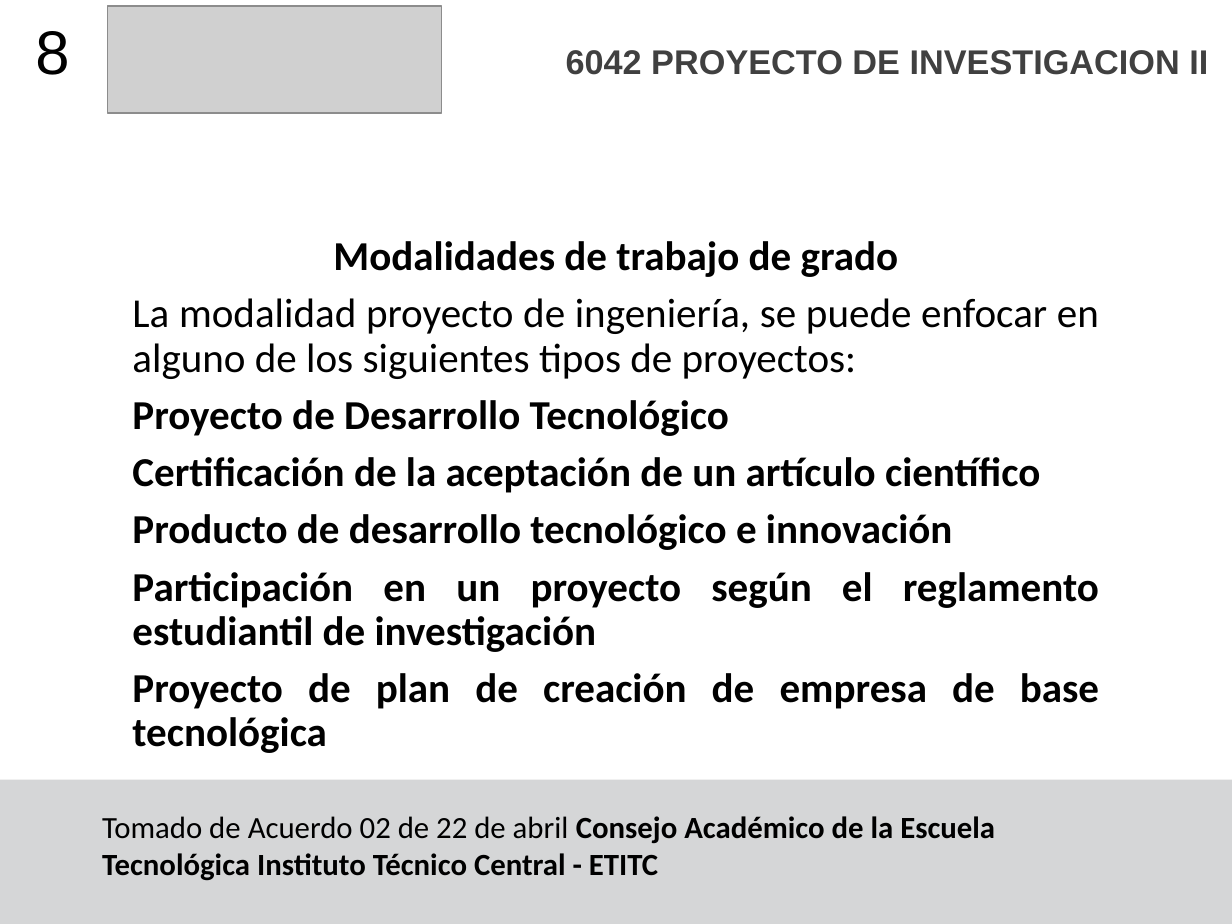
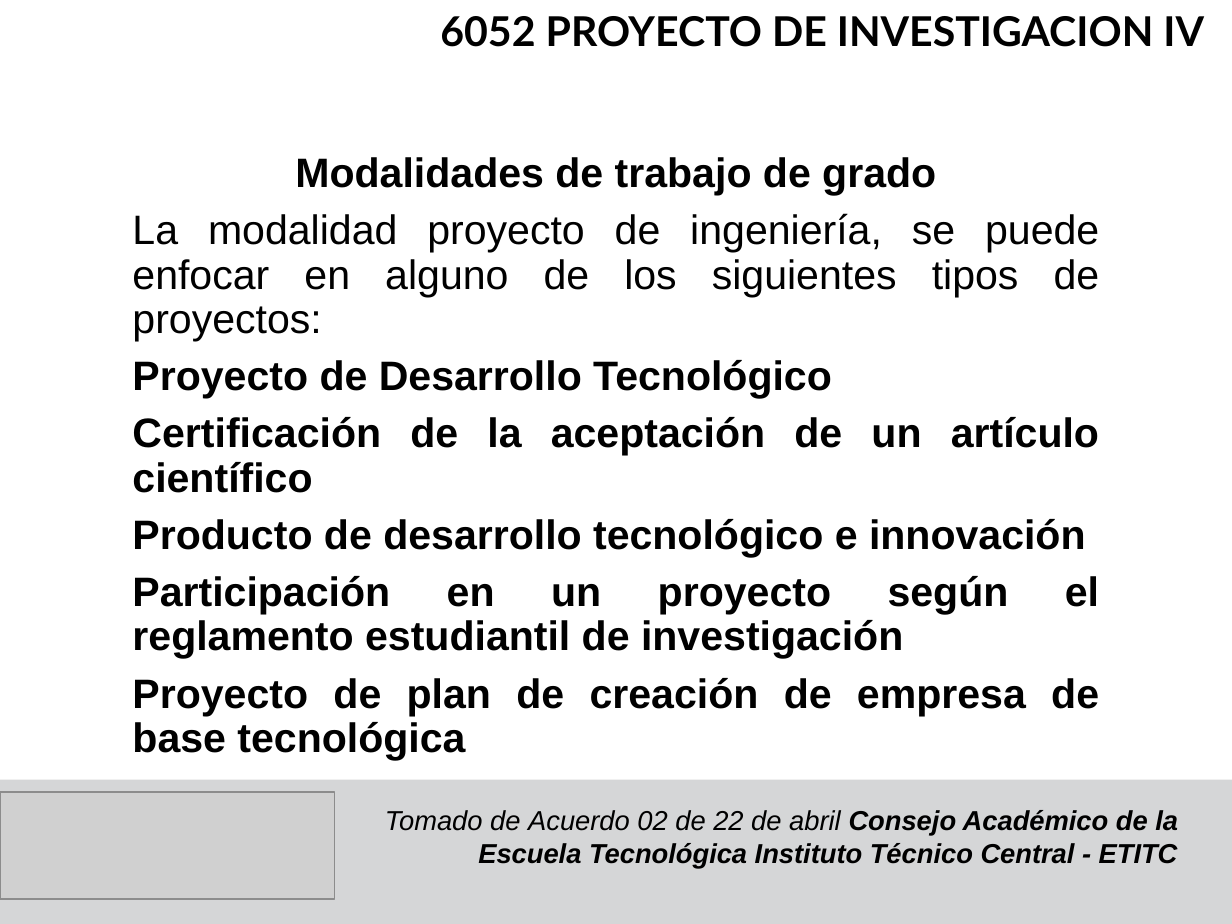
Before and after one commit to F4bian1012/ProyectoInvestigacionIV, a slide deck: slide 9 of Semana_0/Semana 0.pptx (slide 8 before the commit). Drawn at 1232x924 pixels with LibreOffice and Linux fonts; fonts in the diff are those of the drawing; grey boxes stand for pictures. Boxes give left, top, right and bottom in pixels: in the first picture for what was removed or moved away, otherwise in the second. Text is boxed around its words. In the diff, an @@ line names an element or a change of style, - is before the commit and + after.

```diff
--- a/Semana_0/Semana 0.pptx
+++ b/Semana_0/Semana 0.pptx
@@ picture removed at (107, 6, 442, 113) @@
@@ text at (440, 16, 1204, 47): text changed; size 20 to 24 pt; font Arial to Lato; text colour #404040 to #000000 @@
-6042 PROYECTO DE INVESTIGACION II
+6052 PROYECTO DE INVESTIGACION IV
@@ text removed at (35, 31, 69, 75) @@
-8
@@ text "Modalidades de trabajo de grado": place and size @@
-text "Modalidades de trabajo de grado" at (132, 241, 1099, 753)
+text "Modalidades de trabajo de grado" at (132, 157, 1100, 760)
@@ text "Modalidades de trabajo de grado" at (132, 157, 1100, 760): font Calibri to Arial @@
@@ picture added at (0, 792, 335, 899) @@
@@ text "Tomado de Acuerdo 02 de ...": place and size @@
-text "Tomado de Acuerdo 02 de ..." at (102, 816, 995, 881)
+text "Tomado de Acuerdo 02 de ..." at (385, 810, 1178, 868)
@@ text "Tomado de Acuerdo 02 de ..." at (385, 810, 1178, 868): size 18 to 16 pt, font Calibri to Arial, italic on; alignment left to right @@
```
Also in this commit, not shown: 18 other slides changed, 11 other files.
